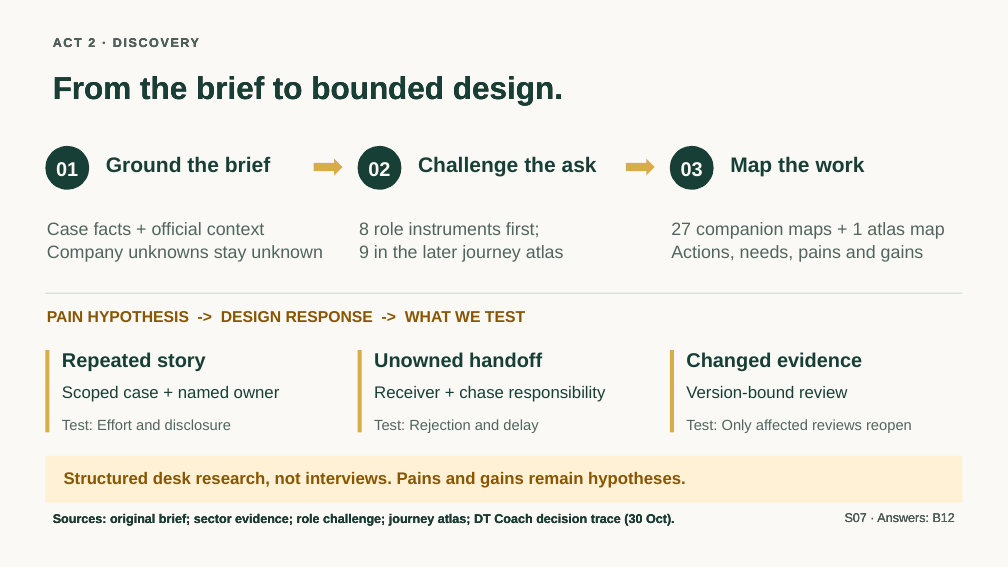
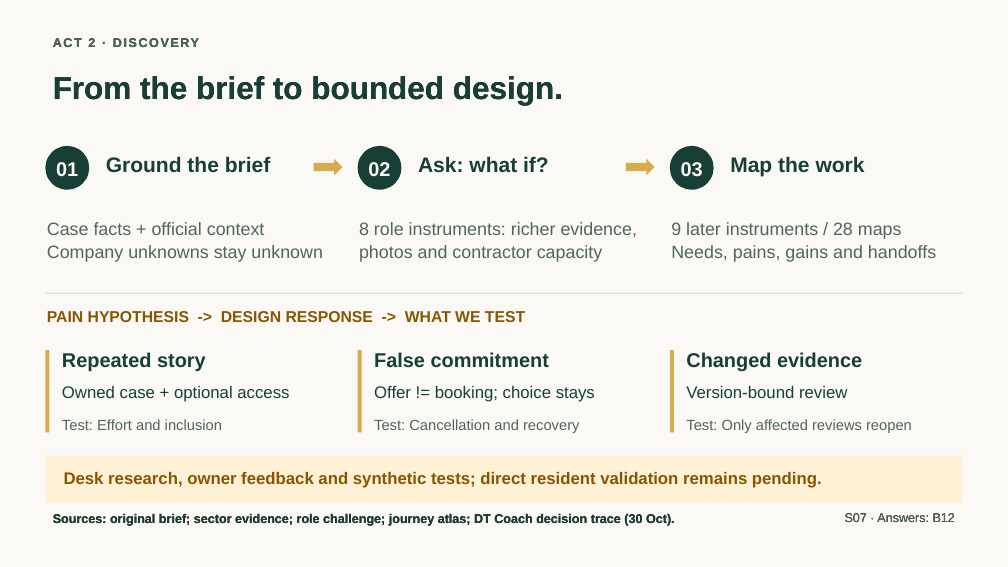
Before and after one commit to jmservera/ama, a slide deck: slide 8 of docs/capstone/deck/zava-forward-cowork-v2-draft.pptx. Drawn at 1008x567 pixels with LibreOffice and Linux fonts; fonts in the diff are those of the drawing. Boxes give left, top, right and bottom in pixels: in the first picture for what was removed or moved away, otherwise in the second. Text is boxed around its words. In the diff, an @@ line names an element or a change of style, - is before the commit and + after.

```diff
--- a/docs/capstone/deck/zava-forward-cowork-v2-draft.pptx
+++ b/docs/capstone/deck/zava-forward-cowork-v2-draft.pptx
@@ text at box(418, 156, 549, 173): text changed @@
-Challenge the ask
+Ask: what if?
@@ text at box(359, 222, 638, 262): text changed @@
-8 role instruments first;
-9 in the later journey atlas
+8 role instruments: richer evidence,
+photos and contractor capacity
@@ text at box(671, 222, 936, 262): text changed @@
-27 companion maps + 1 atlas map
-Actions, needs, pains and gains
+9 later instruments / 28 maps
+Needs, pains, gains and handoffs
@@ text at box(374, 352, 549, 368): text changed @@
-Unowned handoff
+False commitment
@@ text at box(62, 386, 289, 402): text changed @@
-Scoped case + named owner
+Owned case + optional access
@@ text at box(374, 386, 595, 402): text changed @@
-Receiver + chase responsibility
+Offer != booking; choice stays
@@ text at box(62, 419, 222, 430): text changed @@
-Test: Effort and disclosure
+Test: Effort and inclusion
@@ text at box(374, 419, 579, 433): text changed @@
-Test: Rejection and delay
+Test: Cancellation and recovery
@@ text at box(64, 472, 822, 488): text changed @@
-Structured desk research, not interviews. Pains and gains remain hypotheses.
+Desk research, owner feedback and synthetic tests; direct resident validation remains pending.
```
Also in this commit, not shown: 10 other slides changed, 15 other files.
